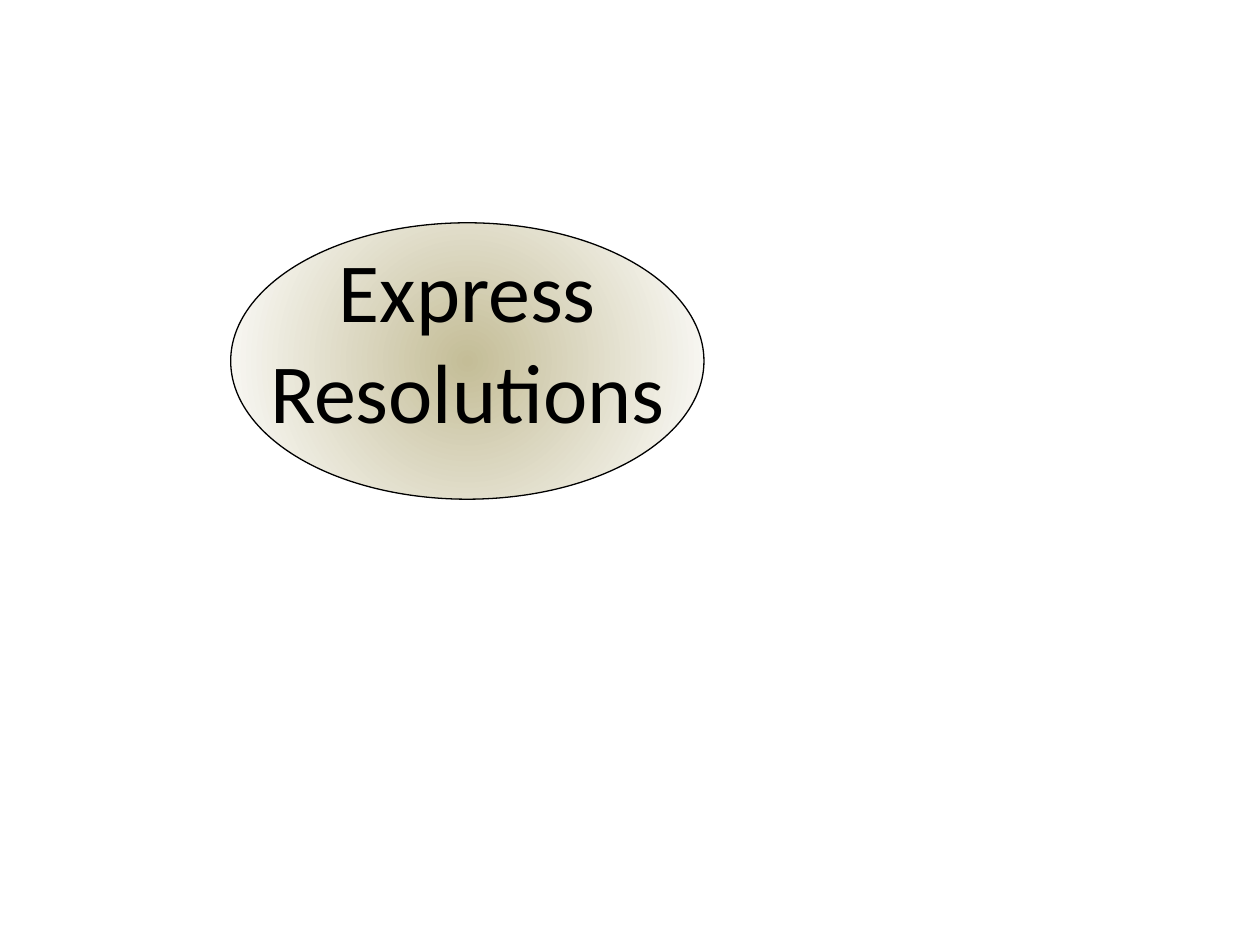
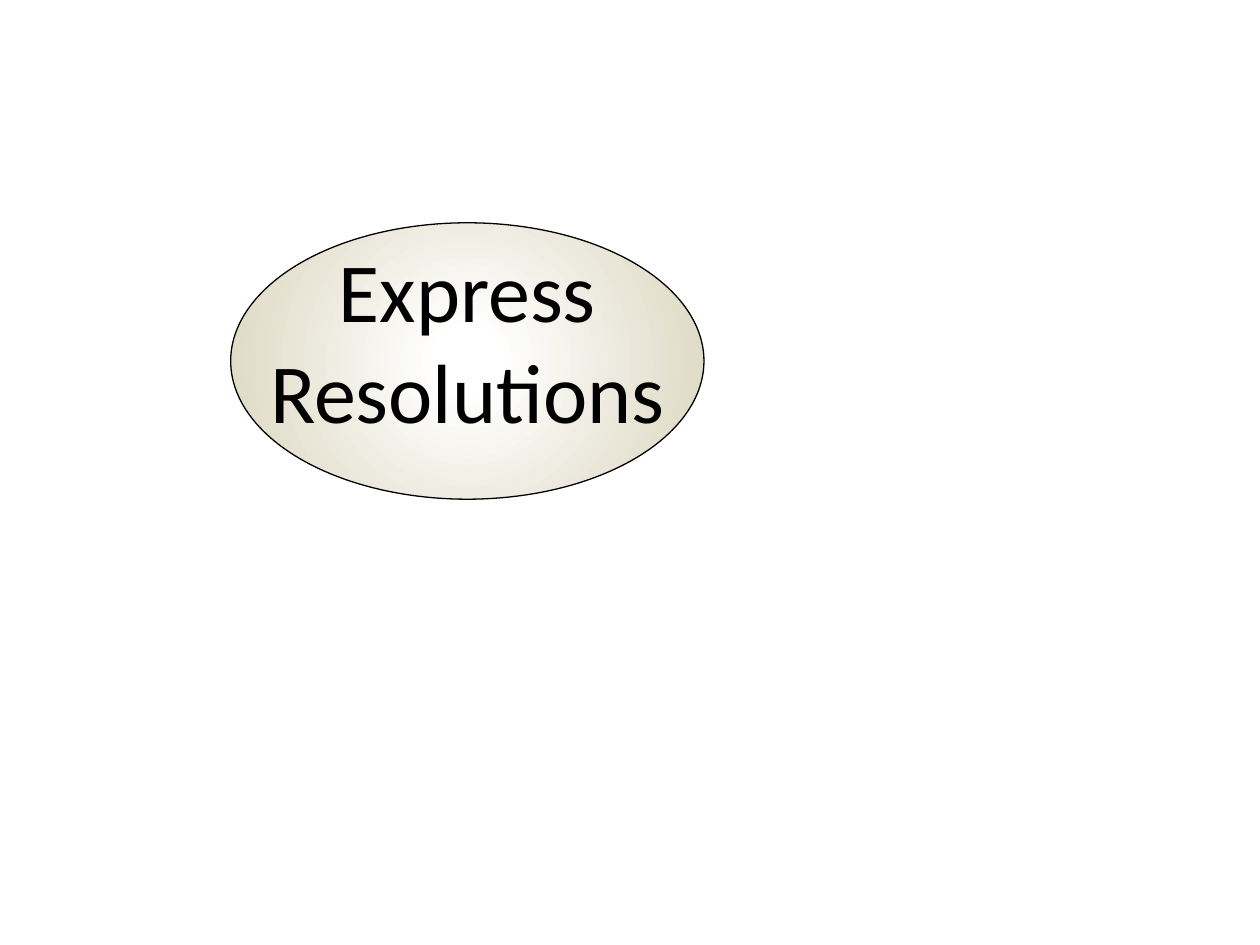
Before and after one commit to ExpressResolutions/ExpressResolutions.github.io, a slide deck: slide 1 of Logo.pptx. Drawn at 1260x945 pixels with LibreOffice and Linux fonts; fonts in the diff are those of the drawing. Boxes give left, top, right and bottom in pixels: in the first picture for what was removed or moved away, otherwise in the second. Text is boxed around its words. In the diff, an @@ line names an element or a change of style, - is before the commit and + after.

```diff
--- a/Logo.pptx
+++ b/Logo.pptx
@@ ellipse at bbox=[231, 223, 704, 499]: fill gradient #C4BD97 to #FFFFFF to gradient #FFFFFF to #DDD9C3 @@
```
Also in this commit, not shown: 4 other files.
